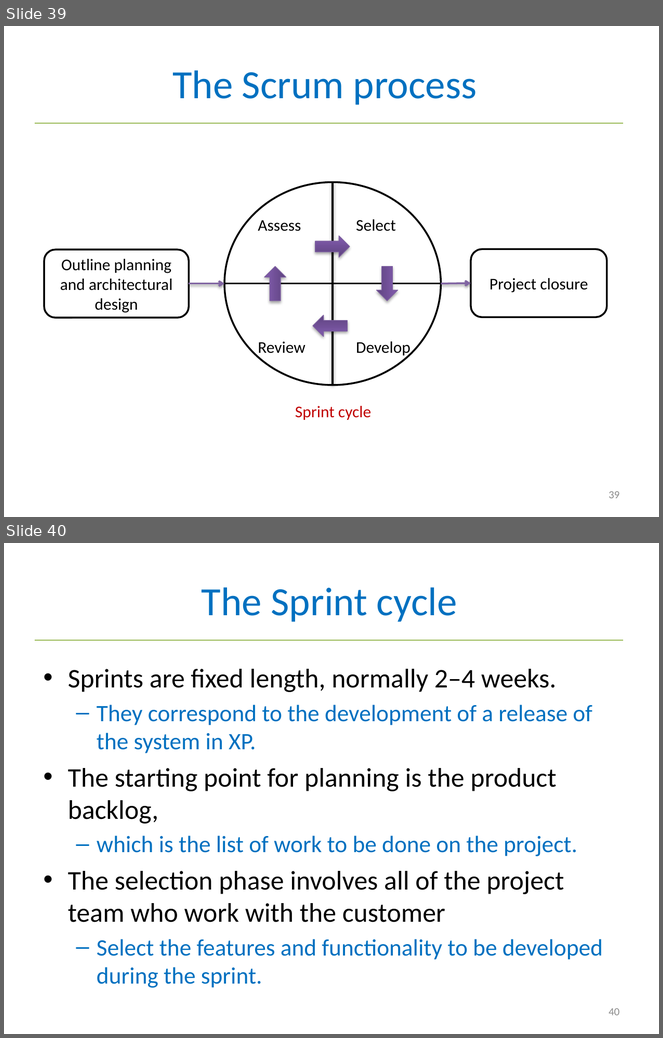
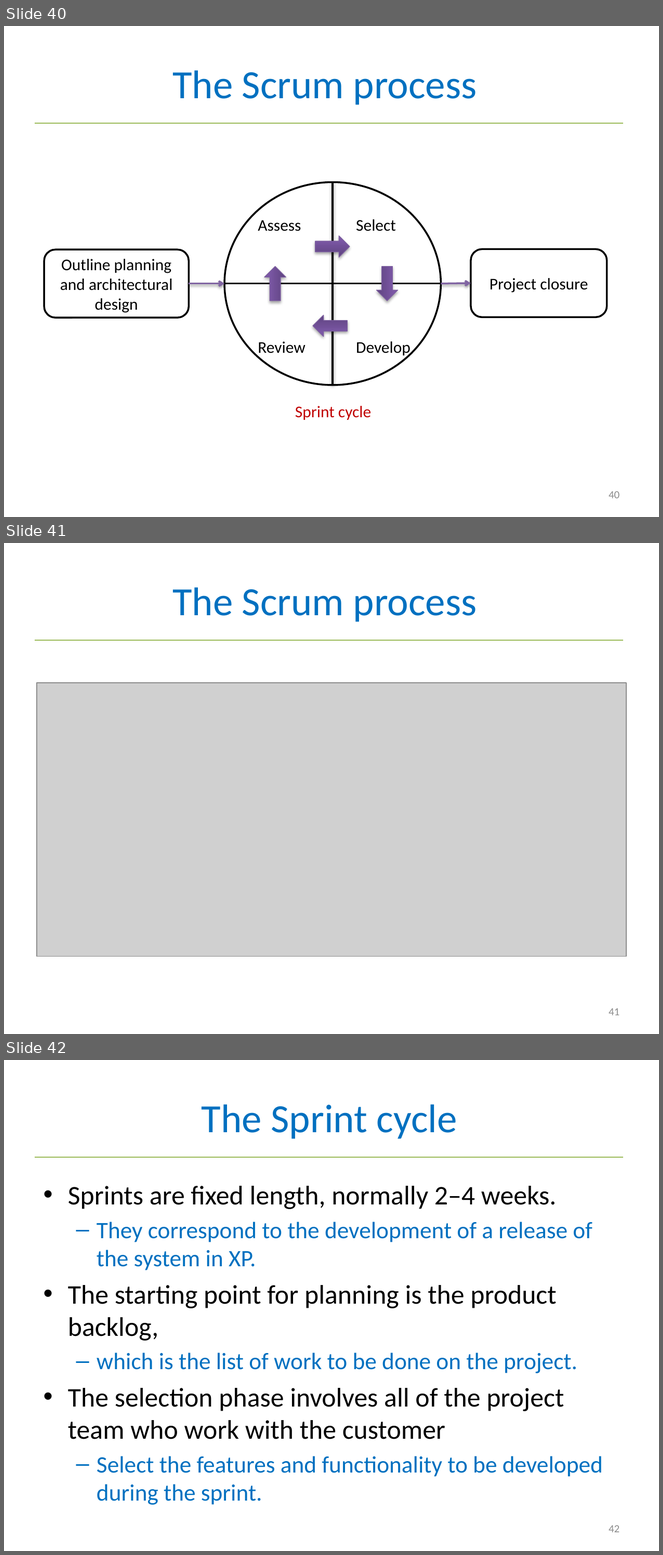
Before and after one commit to tuanct1997/USTH-SE-2017, a slide deck: slides/2 Agile Development.pptx. Shown one above the other, each under a label of ours: slides 39 and 40 before the commit, slides 40, 41 and 42 after it. The pictures are 663x1038 and 663x1555 pixels, drawn with LibreOffice and Linux fonts; fonts in the diff are those of the drawing; grey boxes stand for pictures. Boxes give left, top, right and bottom in pixels: in the first picture for what was removed or moved away, otherwise in the second. Text is boxed around its words. In the diff, an @@ line names an element or a change of style, - is before the commit and + after.

Commit message:
update slides with scrum

```diff
--- a/slides/2 Agile Development.pptx
+++ b/slides/2 Agile Development.pptx
@@ slide 41 added at (4, 543, 659, 1034), background #FFFFFF; not listed: 1 template element that a slide beside it also shows @@
@@ title added at (172, 587, 477, 622), 44 pt, text #0070C0 @@
+The Scrum process
@@ picture added at (37, 683, 626, 957) @@
@@ page number added at (609, 1008, 620, 1016), 12 pt, text #8C8C8C @@
+41
@@ what was slide 39 is now slide 40 @@
@@ page number at (609, 491, 620, 499): text changed @@
-39
+40
@@ what was slide 40 is now slide 42 @@
@@ page number at (609, 1525, 620, 1533): text changed @@
-40
+42
```
Also in this commit, not shown: 1 slide changed, 24 other slides added, 2 slides removed.
